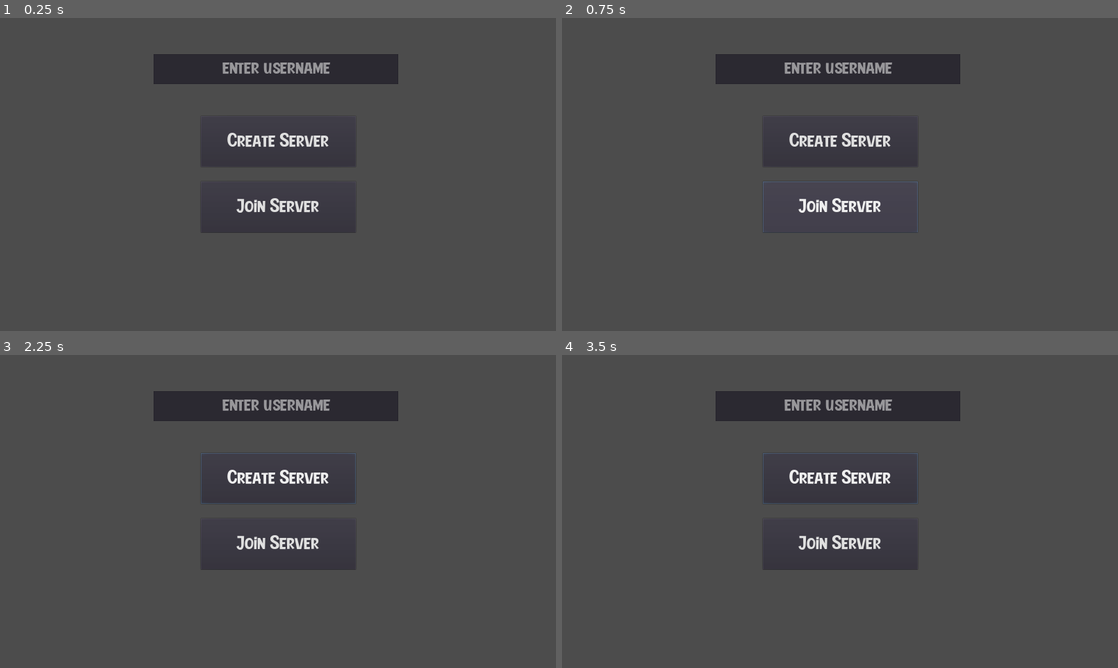
Above: before the commit, frames 1-4 (two rows, left to right).
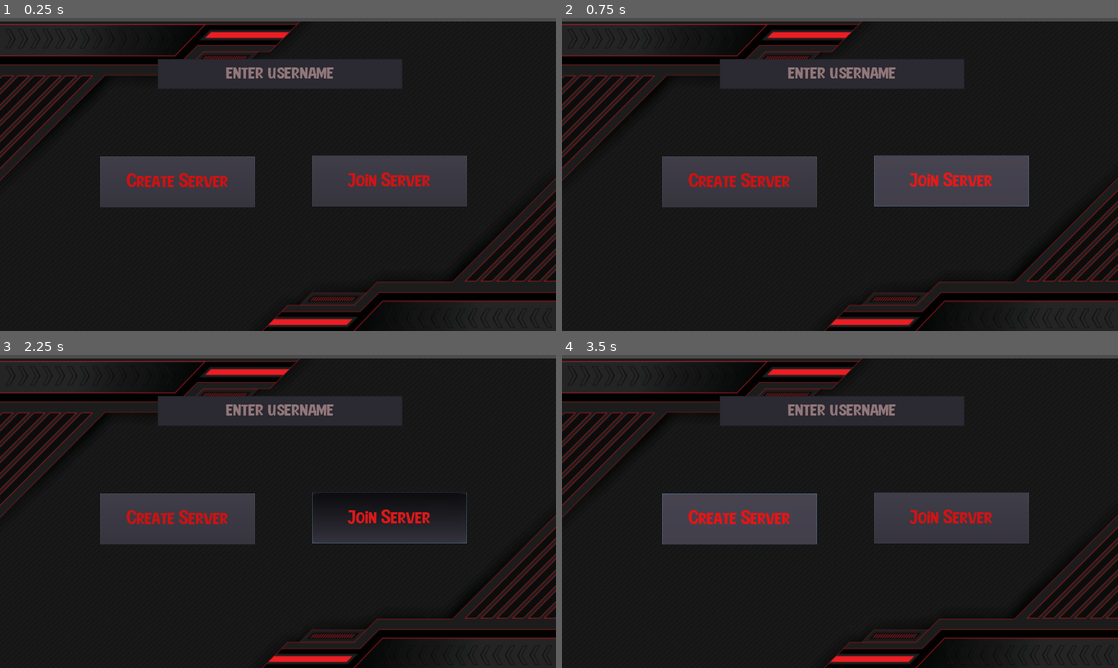
Above: after the commit, the same moments.

Repository: YurikMarchenko/Last-Alive
Game: Godot game, scene res://Network_setup.tscn
The game is run twice, just before and just after one commit, with the same random seed, the same clock (stepped at 60 frames per second) and the same inputs.
Inputs (mouse positions are in pixels of both pictures, inside the frame that each line leads up to):
- Up to frame 1 (0.25 s): no input
- Up to frame 2 (0.75 s): click "Join Server" at 0.5 s
- Up to frame 3 (2.25 s): click "Create Server" at 1.25 s; move the mouse to (400, 495) at 2.02 s; press the mouse at (400, 495) at 2.03 s; hold D (right) from 2.03 s (still down)
- Up to frame 4 (3.5 s): move the mouse to (728, 527) at 2.77 s; release D (right) at 2.78 s; release the mouse at (728, 527) at 2.78 s; hold S (down) from 2.78 s (still down); click (728, 527) at 2.85 s

The runs differ from the first frame. In frame 1, 88% of the frame differs, in the area x 0-100%, y 1-100%; in frame 2, 88%; in frame 3, 91%; in frame 4, 88%.
Error in both runs: Invalid get index '3' (on base: 'Array'). (res://Network.gd:31)

Commit message:
new textures in project

Diff:
--- a/Network_setup.tscn
+++ b/Network_setup.tscn
@@ -1,16 +1,18 @@
-[gd_scene load_steps=4 format=2]
+[gd_scene load_steps=5 format=2]
 
 [ext_resource path="res://Base_font.tres" type="DynamicFont" id=1]
 [ext_resource path="res://Network_setup.gd" type="Script" id=2]
 [ext_resource path="res://UI.gd" type="Script" id=3]
+[ext_resource path="res://background.png" type="Texture" id=4]
 
 [node name="Network_setup" type="Control"]
 anchor_right = 1.0
 anchor_bottom = 1.0
 script = ExtResource( 2 )
-__meta__ = {
-"_edit_use_anchors_": false
-}
+
+[node name="Sprite" type="Sprite" parent="."]
+position = Vector2( 961, 553 )
+texture = ExtResource( 4 )
 
 [node name="Multiplayer_configure" type="Control" parent="."]
 anchor_right = 1.0
@@ -24,10 +26,15 @@
 anchor_top = 0.5
 anchor_right = 0.5
 anchor_bottom = 0.5
-margin_left = -267.5
-margin_top = -202.0
-margin_right = 267.5
-margin_bottom = -25.9999
+margin_left = -615.0
+margin_top = -62.0
+margin_right = -80.0
+margin_bottom = 114.0
+custom_colors/font_color_disabled = Color( 0.956863, 0.054902, 0.054902, 1 )
+custom_colors/font_color_focus = Color( 0.803922, 0.133333, 0.133333, 1 )
+custom_colors/font_color = Color( 0.815686, 0.0705882, 0.0705882, 1 )
+custom_colors/font_color_hover = Color( 0.929412, 0.0745098, 0.0745098, 1 )
+custom_colors/font_color_pressed = Color( 0.741176, 0.184314, 0.184314, 1 )
 custom_fonts/font = ExtResource( 1 )
 text = "Create Server"
 
@@ -36,26 +43,33 @@
 anchor_top = 0.5
 anchor_right = 0.5
 anchor_bottom = 0.5
-margin_left = -267.5
-margin_top = 24.0
-margin_right = 267.5
-margin_bottom = 200.0
+margin_left = 117.0
+margin_top = -66.0
+margin_right = 652.0
+margin_bottom = 110.0
+custom_colors/font_color_disabled = Color( 0.870588, 0.0901961, 0.0901961, 1 )
+custom_colors/font_color_focus = Color( 0.843137, 0.0901961, 0.0901961, 1 )
+custom_colors/font_color = Color( 0.823529, 0.0784314, 0.0784314, 1 )
+custom_colors/font_color_hover = Color( 0.898039, 0.101961, 0.101961, 1 )
+custom_colors/font_color_pressed = Color( 0.870588, 0.0980392, 0.0980392, 1 )
 custom_fonts/font = ExtResource( 1 )
 text = "Join Server"
 
 [node name="Username_text_edit" type="LineEdit" parent="Multiplayer_configure"]
 anchor_left = 0.5
 anchor_right = 0.5
-margin_left = -428.857
-margin_top = 125.139
-margin_right = 416.143
-margin_bottom = 229.139
+margin_left = -415.0
+margin_top = 141.0
+margin_right = 430.0
+margin_bottom = 245.0
+custom_colors/selection_color = Color( 0.945098, 0.105882, 0.105882, 1 )
+custom_colors/cursor_color = Color( 0.847059, 0.0862745, 0.0862745, 1 )
+custom_colors/clear_button_color_pressed = Color( 0.886275, 0.105882, 0.105882, 1 )
+custom_colors/font_color_selected = Color( 0.901961, 0.0509804, 0.0509804, 1 )
+custom_colors/font_color = Color( 0.839216, 0.670588, 0.670588, 1 )
 custom_fonts/font = ExtResource( 1 )
 align = 1
 placeholder_text = "enter username"
-__meta__ = {
-"_edit_use_anchors_": false
-}
 
 [node name="UI" type="CanvasLayer" parent="."]
 script = ExtResource( 3 )
@@ -65,6 +79,7 @@
 margin_top = 27.0
 margin_right = 391.0
 margin_bottom = 158.0
+custom_colors/font_color = Color( 0.945098, 0.0666667, 0.0666667, 1 )
 custom_fonts/font = ExtResource( 1 )
 text = "Start Game"
 __meta__ = {
@@ -75,14 +90,16 @@
 anchor_top = 1.0
 anchor_right = 1.0
 anchor_bottom = 1.0
-margin_top = -150.0
-margin_right = 0.00012207
+margin_left = 10.0
+margin_top = -298.0
+margin_right = 10.0
+margin_bottom = -148.0
+custom_colors/font_color = Color( 0.968627, 0.0431373, 0.0431373, 1 )
+custom_colors/font_outline_modulate = Color( 0.945098, 0.0745098, 0.0745098, 1 )
+custom_colors/font_color_shadow = Color( 0.92549, 0.0705882, 0.0705882, 1 )
 custom_fonts/font = ExtResource( 1 )
 align = 1
 valign = 1
-__meta__ = {
-"_edit_use_anchors_": false
-}
 
 [node name="Spawn_locations" type="Node" parent="."]
 
--- a/Server_browser.tscn
+++ b/Server_browser.tscn
@@ -1,8 +1,9 @@
-[gd_scene load_steps=5 format=2]
+[gd_scene load_steps=6 format=2]
 
 [ext_resource path="res://Base_font.tres" type="DynamicFont" id=1]
 [ext_resource path="res://Server_browser.gd" type="Script" id=2]
 [ext_resource path="res://Server_listener.tscn" type="PackedScene" id=3]
+[ext_resource path="res://background.png" type="Texture" id=4]
 
 [sub_resource type="Animation" id=1]
 resource_name = "Searching"
@@ -25,9 +26,6 @@
 anchor_right = 1.0
 anchor_bottom = 1.0
 script = ExtResource( 2 )
-__meta__ = {
-"_edit_use_anchors_": false
-}
 
 [node name="Background_panel" type="Panel" parent="."]
 anchor_right = 1.0
@@ -36,9 +34,10 @@
 margin_top = 162.0
 margin_right = -95.9999
 margin_bottom = -53.9999
-__meta__ = {
-"_edit_use_anchors_": false
-}
+
+[node name="Sprite" type="Sprite" parent="Background_panel"]
+position = Vector2( 862, 388 )
+texture = ExtResource( 4 )
 
 [node name="Manual_setup" type="Button" parent="Background_panel"]
 anchor_left = 1.0
@@ -49,6 +48,12 @@
 margin_top = -175.0
 margin_right = -30.0001
 margin_bottom = -30.0001
+rect_scale = Vector2( 0.7, 0.7 )
+custom_colors/font_color_disabled = Color( 0.964706, 0.0588235, 0.0588235, 1 )
+custom_colors/font_color_focus = Color( 0.952941, 0.0666667, 0.0666667, 1 )
+custom_colors/font_color = Color( 0.952941, 0.0666667, 0.0666667, 1 )
+custom_colors/font_color_hover = Color( 0.94902, 0.0509804, 0.0509804, 1 )
+custom_colors/font_color_pressed = Color( 0.964706, 0.0509804, 0.0509804, 1 )
 custom_fonts/font = ExtResource( 1 )
 text = "Manual Setup"
 
@@ -59,31 +64,34 @@
 margin_top = -170.0
 margin_right = 473.0
 margin_bottom = -25.0001
+rect_scale = Vector2( 0.7, 0.7 )
+custom_colors/font_color_disabled = Color( 0.937255, 0.0784314, 0.0784314, 1 )
+custom_colors/font_color_focus = Color( 0.92549, 0.0588235, 0.0588235, 1 )
+custom_colors/font_color = Color( 0.921569, 0.0588235, 0.0588235, 1 )
+custom_colors/font_color_hover = Color( 0.964706, 0.0588235, 0.0588235, 1 )
+custom_colors/font_color_pressed = Color( 0.92549, 0.0509804, 0.0509804, 1 )
 custom_fonts/font = ExtResource( 1 )
 text = "Go Back"
-__meta__ = {
-"_edit_use_anchors_": false
-}
 
 [node name="Server_ip_text_edit" type="LineEdit" parent="Background_panel"]
 anchor_left = 0.5
 anchor_top = 0.5
 anchor_right = 0.5
 anchor_bottom = 0.5
-margin_left = -403.0
-margin_top = -243.0
-margin_right = 403.0
-margin_bottom = -138.0
+margin_left = -407.0
+margin_top = -213.0
+margin_right = 399.0
+margin_bottom = -108.0
 custom_fonts/font = ExtResource( 1 )
 align = 1
-__meta__ = {
-"_edit_use_anchors_": false
-}
 
 [node name="Type_in_server_ip" type="Label" parent="Background_panel/Server_ip_text_edit"]
 anchor_right = 1.0
 margin_top = -105.0
 margin_right = -6.10352e-05
+custom_colors/font_color = Color( 0.890196, 0.0901961, 0.0901961, 1 )
+custom_colors/font_outline_modulate = Color( 0.858824, 0.0627451, 0.0627451, 1 )
+custom_colors/font_color_shadow = Color( 0.913725, 0.0901961, 0.0901961, 1 )
 custom_fonts/font = ExtResource( 1 )
 text = "Type in Server IP"
 align = 1
@@ -94,10 +102,16 @@
 anchor_top = 0.5
 anchor_right = 0.5
 anchor_bottom = 0.5
-margin_left = -221.5
-margin_top = 94.5
-margin_right = 221.5
-margin_bottom = 239.5
+margin_left = -221.0
+margin_top = 122.5
+margin_right = 222.0
+margin_bottom = 267.5
+rect_scale = Vector2( 1, 0.7 )
+custom_colors/font_color_disabled = Color( 0.92549, 0.0823529, 0.0823529, 1 )
+custom_colors/font_color_focus = Color( 0.917647, 0.0705882, 0.0705882, 1 )
+custom_colors/font_color = Color( 0.933333, 0.0666667, 0.0666667, 1 )
+custom_colors/font_color_hover = Color( 0.890196, 0.054902, 0.054902, 1 )
+custom_colors/font_color_pressed = Color( 0.894118, 0.0627451, 0.0627451, 1 )
 custom_fonts/font = ExtResource( 1 )
 text = "Join Server"
 __meta__ = {
@@ -107,10 +121,10 @@
 [node name="VBoxContainer" type="VBoxContainer" parent="Background_panel"]
 anchor_right = 1.0
 anchor_bottom = 1.0
-margin_left = 70.0
-margin_top = 40.0
-margin_right = -70.0
-margin_bottom = -175.0
+margin_left = 60.0
+margin_top = 28.0
+margin_right = -80.0
+margin_bottom = -187.0
 __meta__ = {
 "_edit_use_anchors_": false
 }
@@ -119,6 +133,9 @@
 margin_right = 1588.0
 margin_bottom = 70.0
 rect_min_size = Vector2( 0, 70 )
+custom_colors/font_color = Color( 0.905882, 0.0901961, 0.0901961, 1 )
+custom_colors/font_outline_modulate = Color( 0.858824, 0.0666667, 0.0666667, 1 )
+custom_colors/font_color_shadow = Color( 0.890196, 0.0862745, 0.0862745, 1 )
 custom_fonts/font = ExtResource( 1 )
 text = "Searching for Servers"
 align = 1
@@ -132,15 +149,13 @@
 [node name="Server_browser_label" type="Label" parent="Background_panel"]
 anchor_right = 1.0
 margin_top = -176.0
+custom_colors/font_color = Color( 0.956863, 0.952941, 0.952941, 1 )
 custom_fonts/font = ExtResource( 1 )
-text = "Server Browser"
 align = 1
 valign = 1
-__meta__ = {
-"_edit_use_anchors_": false
-}
 
 [node name="Server_listener" parent="." instance=ExtResource( 3 )]
+
 [connection signal="pressed" from="Background_panel/Manual_setup" to="." method="_on_Manual_setup_pressed"]
 [connection signal="pressed" from="Background_panel/Go_back" to="." method="_on_Go_back_pressed"]
 [connection signal="pressed" from="Background_panel/Server_ip_text_edit/Join_server" to="." method="_on_Join_server_pressed"]
--- a/Server_display.tscn
+++ b/Server_display.tscn
@@ -3,21 +3,17 @@
 [ext_resource path="res://Server_display.gd" type="Script" id=1]
 [ext_resource path="res://Base_font.tres" type="DynamicFont" id=2]
 
-[node name="Server_display" type="Label" groups=[
-"Server_display",
-]]
+[node name="Server_display" type="Label" groups=["Server_display"]]
 anchor_right = 1.0
 margin_right = -220.0
 margin_bottom = 130.0
 rect_min_size = Vector2( 0, 130 )
+custom_colors/font_outline_modulate = Color( 0, 0, 0, 1 )
 custom_fonts/font = ExtResource( 2 )
 text = "N/A : 000.000.000"
 align = 1
 valign = 1
 script = ExtResource( 1 )
-__meta__ = {
-"_edit_use_anchors_": false
-}
 
 [node name="Join_button" type="Button" parent="."]
 anchor_left = 1.0
@@ -26,9 +22,15 @@
 margin_left = -302.0
 margin_top = 13.0
 margin_bottom = -13.0
+custom_colors/font_color_disabled = Color( 0.901961, 0.0901961, 0.0901961, 1 )
+custom_colors/font_color_focus = Color( 0.894118, 0.0784314, 0.0784314, 1 )
+custom_colors/font_color = Color( 0.905882, 0.0901961, 0.0901961, 1 )
+custom_colors/font_color_hover = Color( 0.909804, 0.105882, 0.105882, 1 )
+custom_colors/font_color_pressed = Color( 0.92549, 0.129412, 0.129412, 1 )
 custom_fonts/font = ExtResource( 2 )
 text = "Join"
 __meta__ = {
 "_edit_use_anchors_": false
 }
+
 [connection signal="pressed" from="Join_button" to="." method="_on_Join_button_pressed"]
--- a/project.godot
+++ b/project.godot
@@ -16,9 +16,7 @@
 
 config/name="Last Alive"
 run/main_scene="res://Network_setup.tscn"
-config/icon="res://icon (1).ico"
-config/macos_native_icon="res://icon (1).ico"
-config/windows_native_icon="res://icon (1).ico"
+config/icon="res://icon.png"
 
 [autoload]
 
Binary file added: background.png
Not shown, added: background.png.import
